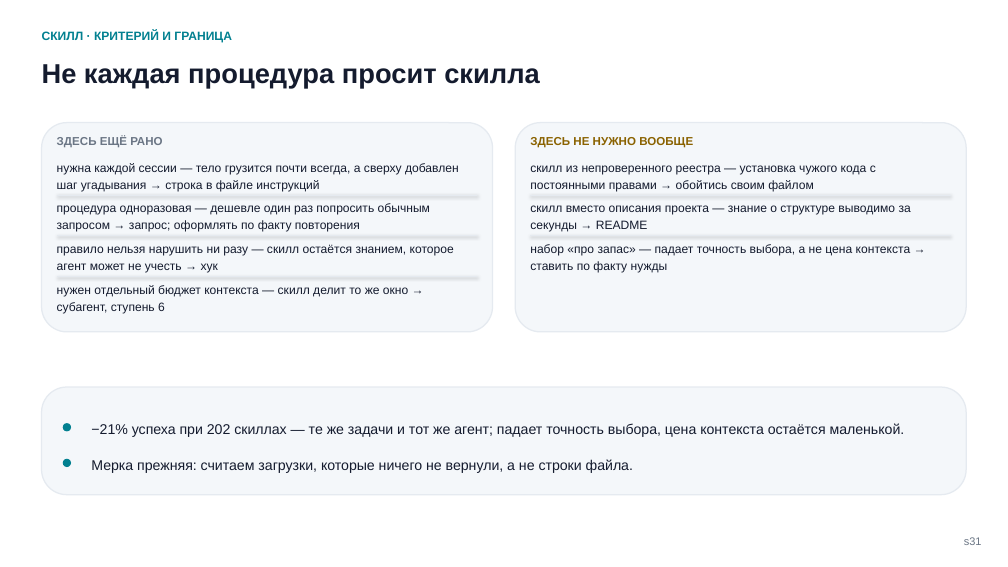
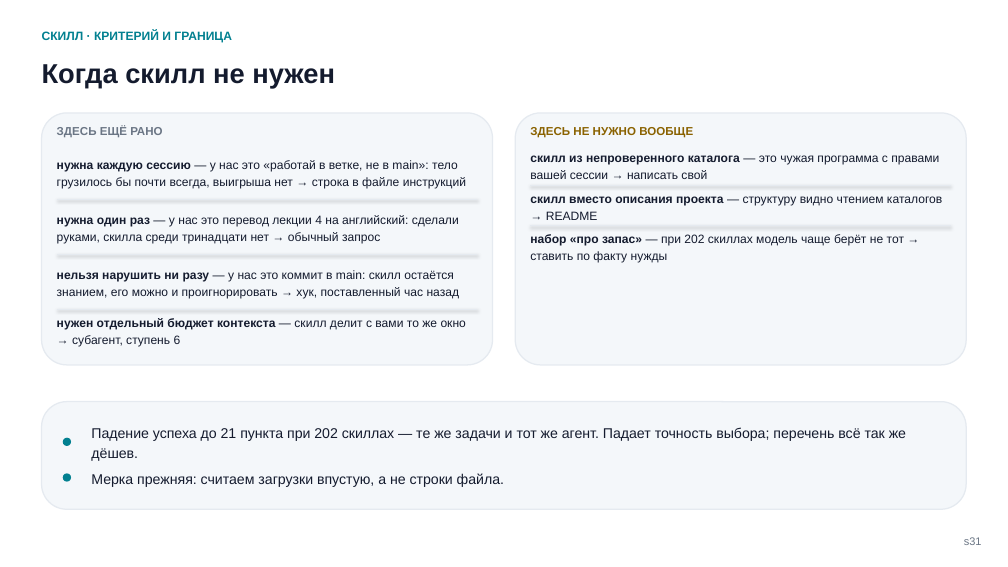
Before and after one commit to tellina-study/AI-usage-lessons, a slide deck: slide 31 of library/seminars/sem-05/rendered/sem-05.pptx. Drawn at 1008x567 pixels with LibreOffice and Linux fonts; fonts in the diff are those of the drawing. Boxes give left, top, right and bottom in pixels: in the first picture for what was removed or moved away, otherwise in the second. Text is boxed around its words. In the diff, an @@ line names an element or a change of style, - is before the commit and + after.

```diff
--- a/library/seminars/sem-05/rendered/sem-05.pptx
+++ b/library/seminars/sem-05/rendered/sem-05.pptx
@@ text at <box>42,64,335,88</box>: text changed @@
-Не каждая процедура просит скилла
+Когда скилл не нужен
@@ rounded rectangle: place and size @@
-rounded rectangle at <box>42,123,492,332</box>
+rounded rectangle at <box>42,113,492,364</box>
@@ rounded rectangle at <box>42,113,492,364</box>: proportions changed @@
@@ rounded rectangle at <box>516,113,966,364</box>: proportions changed @@
@@ rounded rectangle: place and size @@
-rounded rectangle at <box>516,123,966,332</box>
+rounded rectangle at <box>516,113,966,364</box>
@@ text at <box>57,160,466,189</box>: text changed @@
-нужна каждой сессии — тело грузится почти всегда, а сверху добавлен шаг угадывания → строка в файле инструкций
+нужна каждую сессию — у нас это «работай в ветке, не в main»: тело грузилось бы почти всегда, выигрыша нет → строка в файле инструкций
@@ text at <box>530,155,939,179</box>: text changed @@
-скилл из непроверенного реестра — установка чужого кода с постоянными правами → обойтись своим файлом
+скилл из непроверенного каталога — это чужая программа с правами вашей сессии → написать свой
@@ line moved from (57, 195) - (478, 195) to (57, 200) - (478, 200) @@
@@ text at <box>530,196,942,220</box>: text changed @@
-скилл вместо описания проекта — знание о структуре выводимо за секунды → README
+скилл вместо описания проекта — структуру видно чтением каталогов → README
@@ text at <box>57,215,459,244</box>: text changed @@
-процедура одноразовая — дешевле один раз попросить обычным запросом → запрос; оформлять по факту повторения
+нужна один раз — у нас это перевод лекции 4 на английский: сделали руками, скилла среди тринадцати нет → обычный запрос
@@ 2 texts, 2 lines: place and size @@
-2 texts, 2 lines at <box>57,137,951,236</box>
+2 texts, 2 lines at <box>57,127,951,226</box>
@@ text at <box>530,234,904,263</box>: text changed @@
-набор «про запас» — падает точность выбора, а не цена контекста → ставить по факту нужды
+набор «про запас» — при 202 скиллах модель чаще берёт не тот → ставить по факту нужды
@@ line moved from (57, 236) - (478, 236) to (57, 254) - (478, 254) @@
@@ text at <box>57,270,460,299</box>: text changed @@
-правило нельзя нарушить ни разу — скилл остаётся знанием, которое агент может не учесть → хук
+нельзя нарушить ни разу — у нас это коммит в main: скилл остаётся знанием, его можно и проигнорировать → хук, поставленный час назад
@@ text at <box>57,318,466,346</box>: text changed @@
-нужен отдельный бюджет контекста — скилл делит то же окно → субагент, ступень 6
+нужен отдельный бюджет контекста — скилл делит с вами то же окно → субагент, ступень 6
@@ line moved from (57, 276) - (478, 276) to (57, 309) - (478, 309) @@
@@ 3 rounded rectangles: place and size @@
-3 rounded rectangles at <box>42,387,966,495</box>
+3 rounded rectangles at <box>42,402,966,509</box>
@@ text at <box>91,427,906,461</box>: text changed @@
-−21% успеха при 202 скиллах — те же задачи и тот же агент; падает точность выбора, цена контекста остаётся маленькой.
+Падение успеха до 21 пункта при 202 скиллах — те же задачи и тот же агент. Падает точность выбора; перечень всё так же дёшев.
@@ text at <box>91,473,504,487</box>: text changed @@
-Мерка прежняя: считаем загрузки, которые ничего не вернули, а не строки файла.
+Мерка прежняя: считаем загрузки впустую, а не строки файла.
```
Also in this commit, not shown: 14 other slides changed, 10 slides added, 10 slides removed, 48 other files.
